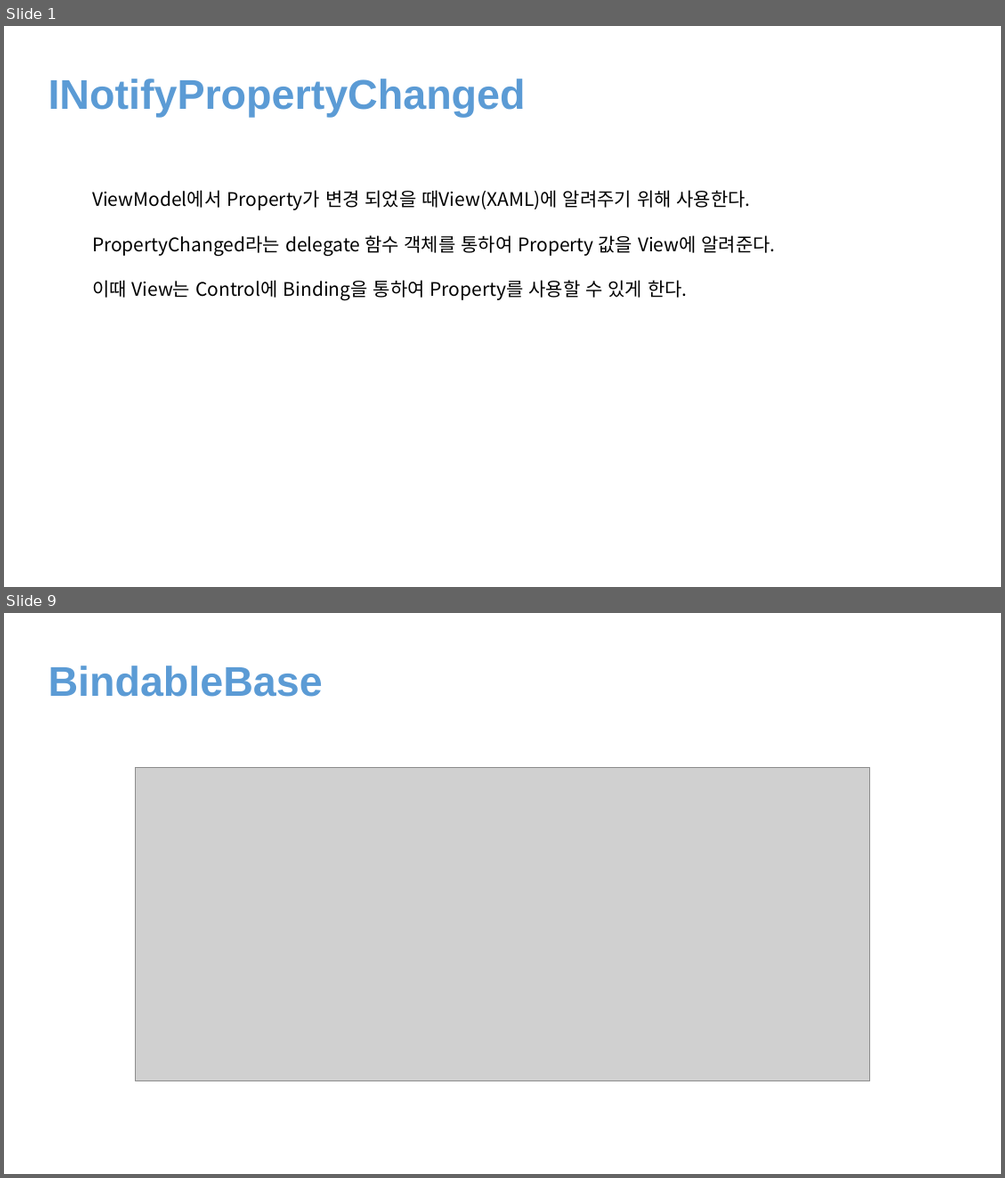
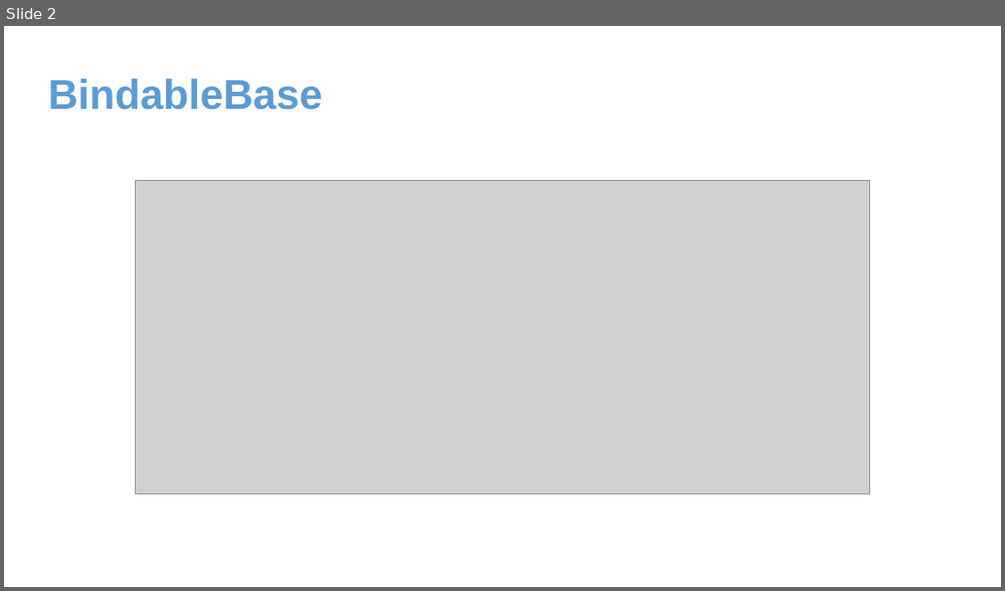
Before and after one commit to juniair/Summary-PPT, a slide deck: Prism.pptx. Shown one above the other, each under a label of ours: slides 1 and 9 before the commit, slide 2 after it; the slides between them are not shown. The pictures are 1005x1178 and 1005x591 pixels, drawn with LibreOffice and Linux fonts; fonts in the diff are those of the drawing; grey boxes stand for pictures. Boxes give left, top, right and bottom in pixels: in the first picture for what was removed or moved away, otherwise in the second. Text is boxed around its words. In the diff, an @@ line names an element or a change of style, - is before the commit and + after.

```diff
--- a/Prism.pptx
+++ b/Prism.pptx
@@ slide 1 removed at bbox=[4, 26, 1001, 587], background #FFFFFF @@
@@ text removed at bbox=[48, 79, 526, 117] @@
-INotifyPropertyChanged
@@ text removed at bbox=[92, 190, 776, 300] @@
-ViewModel에서 Property가 변경 되었을 때View(XAML)에 알려주기 위해 사용한다.
-PropertyChanged라는 delegate 함수 객체를 통하여 Property 값을 View에 알려준다.
-이때 View는 Control에 Binding을 통하여 Property를 사용할 수 있게 한다.
@@ what was slide 9 is now slide 2 @@
```
Also in this commit, not shown: 1 slide added, 7 other slides removed, 5 other files.
